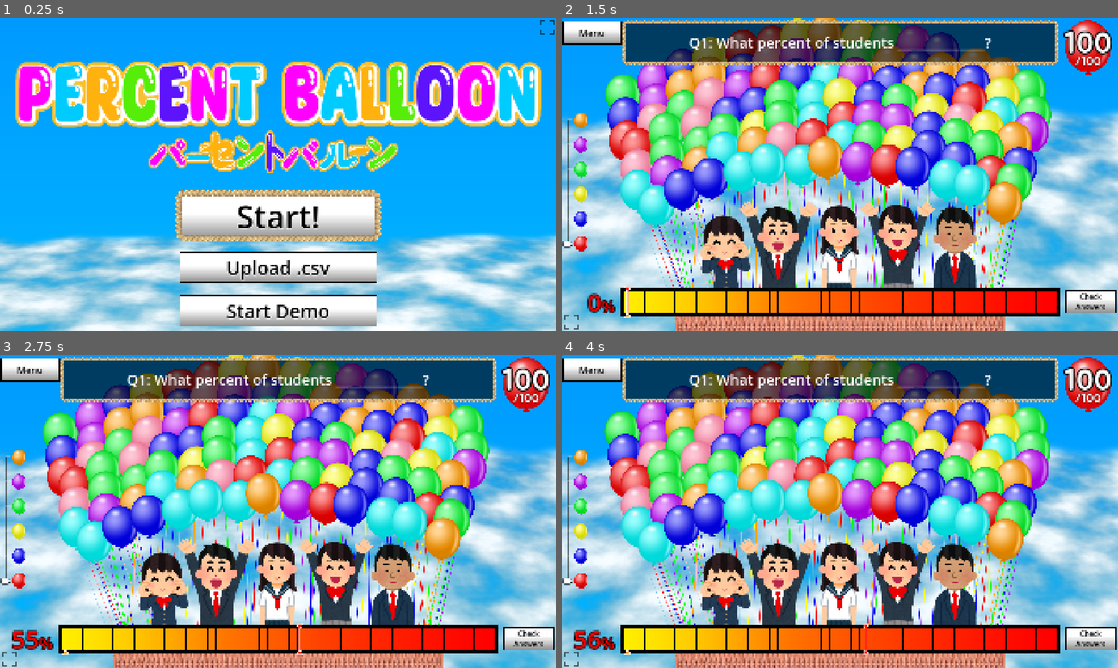
Above: before the commit, frames 1-4 (two rows, left to right).
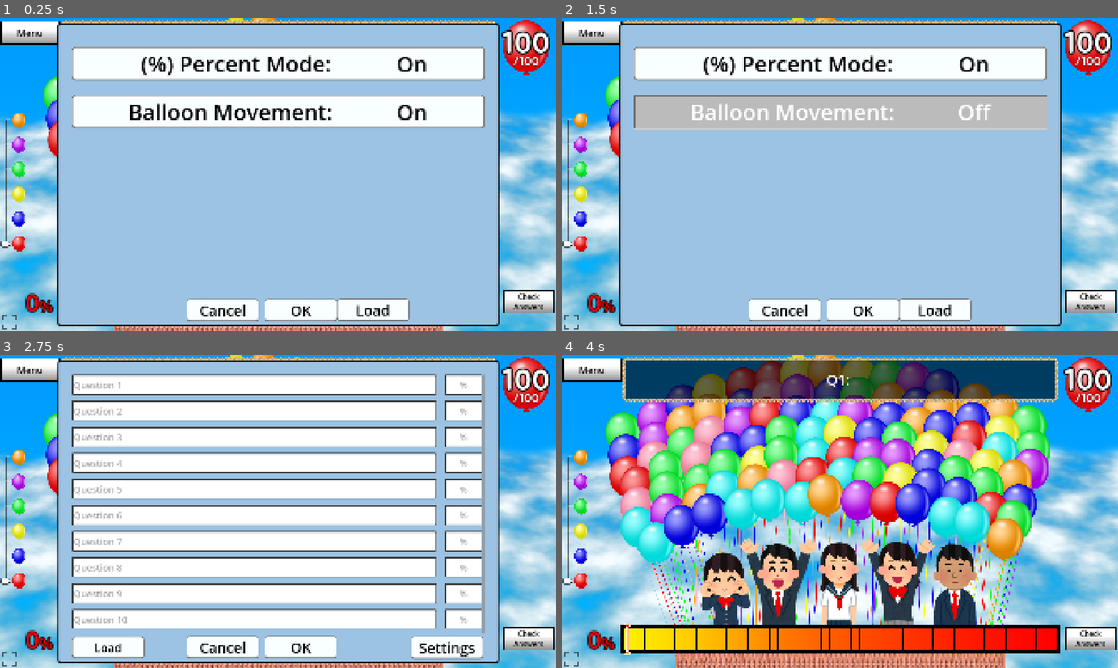
Above: after the commit, the same moments.

Repository: kaatissensei/percent-balloon-mobile
Game: Godot game, scene res://BalloonScene.tscn
Two runs of this game, one before a commit and one after it. Both use one fixed random seed, a clock stepped at 60 frames per second and the inputs below.
Inputs (mouse positions are in pixels of both pictures, inside the frame that each line leads up to):
- Up to frame 1 (0.25 s): no input
- Up to frame 2 (1.5 s): click (840, 111) at 0.5 s, where only the run after the commit has a clickable "Balloon Movement:"; click (840, 215) at 1.25 s, where only the run before the commit has a clickable "Start!"
- Up to frame 3 (2.75 s): click (300, 646) at 2 s, where only the run after the commit has a clickable "OK"
- Up to frame 4 (4 s): click (862, 646) at 2.75 s, where only the run after the commit has a clickable "OK"; hold Right (ui_right) from 3.53 s (still down)

The runs differ from the first frame. In frame 1, 89% of the frame differs, in the area x 0-100%, y 0-100%; in frame 2, 73%; in frame 3, 74%; in frame 4, 7.8%.

Commit message:
Add potato mode
Because all the balloons was too much for the potato blackboard

Diff:
--- a/project/BalloonScene.tscn
+++ b/project/BalloonScene.tscn
@@ -399,6 +399,33 @@
 stretch_mode = 5
 flip_v = true
 
+[node name="PercentGuessedMoving" type="RichTextLabel" parent="CanvasLayer/MainScene/PercentBarMargin/TextureRect/MarginContainer/PercentSlider"]
+unique_name_in_owner = true
+visible = false
+z_index = 10
+clip_contents = false
+custom_minimum_size = Vector2(100, 50)
+layout_mode = 2
+offset_left = -42.0
+offset_top = -65.0
+offset_right = 78.0
+offset_bottom = -1.0
+grow_horizontal = 0
+grow_vertical = 0
+theme_override_colors/default_color = Color(1, 0, 0, 1)
+theme_override_colors/font_outline_color = Color(0, 0, 0, 1)
+theme_override_constants/outline_size = 10
+theme_override_font_sizes/normal_font_size = 45
+bbcode_enabled = true
+text = "100
+"
+scroll_active = false
+horizontal_alignment = 1
+vertical_alignment = 2
+
+[node name="PGMTimer" type="Timer" parent="CanvasLayer/MainScene/PercentBarMargin/TextureRect/MarginContainer/PercentSlider"]
+unique_name_in_owner = true
+
 [node name="PercentGuessed" type="RichTextLabel" parent="CanvasLayer/MainScene"]
 unique_name_in_owner = true
 z_index = 10
@@ -733,7 +760,6 @@
 
 [node name="QuestionMenu" type="Panel" parent="CanvasLayer/MainScene"]
 unique_name_in_owner = true
-visible = false
 z_index = 100
 layout_mode = 1
 anchors_preset = 8
@@ -1073,7 +1099,6 @@
 
 [node name="SettingsMenu" type="Panel" parent="CanvasLayer/MainScene/QuestionMenu"]
 unique_name_in_owner = true
-visible = false
 layout_mode = 1
 anchors_preset = 15
 anchor_right = 1.0
@@ -1156,6 +1181,35 @@
 text = "(%) Percent Mode:               "
 
 [node name="RichTextLabel" type="RichTextLabel" parent="CanvasLayer/MainScene/QuestionMenu/SettingsMenu/MarginContainer/VBoxContainer/PercentModeButton"]
+custom_minimum_size = Vector2(500, 0)
+layout_mode = 1
+anchors_preset = 11
+anchor_left = 1.0
+anchor_right = 1.0
+anchor_bottom = 1.0
+offset_left = -1.0
+grow_horizontal = 0
+grow_vertical = 2
+mouse_filter = 2
+theme_override_colors/default_color = Color(0, 0, 0, 1)
+theme_override_font_sizes/normal_font_size = 75
+text = "On
+"
+horizontal_alignment = 1
+vertical_alignment = 1
+
+[node name="PotatoModeButton" type="Button" parent="CanvasLayer/MainScene/QuestionMenu/SettingsMenu/MarginContainer/VBoxContainer"]
+unique_name_in_owner = true
+layout_mode = 2
+size_flags_vertical = 3
+tooltip_text = "Turn off if your computer is lagging."
+mouse_default_cursor_shape = 2
+theme = ExtResource("15_lysoq")
+theme_override_font_sizes/font_size = 75
+toggle_mode = true
+text = "Balloon Movement:                 "
+
+[node name="RichTextLabel" type="RichTextLabel" parent="CanvasLayer/MainScene/QuestionMenu/SettingsMenu/MarginContainer/VBoxContainer/PotatoModeButton"]
 custom_minimum_size = Vector2(500, 0)
 layout_mode = 1
 anchors_preset = 11
@@ -1303,6 +1357,7 @@
 
 [node name="ResultsScreen" type="TextureRect" parent="CanvasLayer"]
 unique_name_in_owner = true
+visible = false
 z_index = 10
 anchors_preset = 15
 anchor_right = 1.0
@@ -1948,6 +2003,7 @@
 
 [node name="MainMenu" type="TextureRect" parent="CanvasLayer"]
 unique_name_in_owner = true
+visible = false
 z_index = 100
 anchors_preset = 15
 anchor_right = 1.0
@@ -2545,6 +2601,7 @@
 stretch_mode = 5
 
 [connection signal="value_changed" from="CanvasLayer/MainScene/PercentBarMargin/TextureRect/MarginContainer/PercentSlider" to="CanvasLayer/MainScene/PercentBarMargin" method="_update_percent_guessed"]
+[connection signal="timeout" from="CanvasLayer/MainScene/PercentBarMargin/TextureRect/MarginContainer/PercentSlider/PGMTimer" to="CanvasLayer/MainScene/PercentBarMargin" method="hide_percent_guessed_moving"]
 [connection signal="pressed" from="CanvasLayer/MainScene/CheckAnswers" to="." method="_show_results"]
 [connection signal="value_changed" from="CanvasLayer/MainScene/TeamSlider" to="." method="_change_team"]
 [connection signal="pressed" from="CanvasLayer/MainScene/QuestionMenu/ConfirmQuestions" to="." method="_set_questions"]
@@ -2554,6 +2611,7 @@
 [connection signal="pressed" from="CanvasLayer/MainScene/QuestionMenu/SettingsMenu/ConfirmSettings" to="CanvasLayer/MainScene/QuestionMenu" method="_close_settings"]
 [connection signal="pressed" from="CanvasLayer/MainScene/QuestionMenu/SettingsMenu/CancelSettings" to="CanvasLayer/MainScene/QuestionMenu" method="_close_settings"]
 [connection signal="toggled" from="CanvasLayer/MainScene/QuestionMenu/SettingsMenu/MarginContainer/VBoxContainer/PercentModeButton" to="." method="switch_percent_mode"]
+[connection signal="toggled" from="CanvasLayer/MainScene/QuestionMenu/SettingsMenu/MarginContainer/VBoxContainer/PotatoModeButton" to="." method="switch_potato_mode"]
 [connection signal="pressed" from="CanvasLayer/MainScene/QuestionMenu/SettingsMenu/LoadJSONQuestions" to="." method="_load_json"]
 [connection signal="pressed" from="CanvasLayer/MainScene/QuestionMenu/LoadMenu/LoadButtons/LoadCache" to="." method="_load_json"]
 [connection signal="pressed" from="CanvasLayer/MainScene/QuestionMenu/LoadMenu/LoadButtons/LoadDemo" to="." method="_load_demo"]
--- a/project/balloon_control.gd
+++ b/project/balloon_control.gd
@@ -156,3 +156,9 @@
 
 func _print_guess() -> void:
 	print(str(Main.get_guess(0)))
+
+func freeze_balloons(tf : bool):
+	for balloon in get_tree().get_nodes_in_group("main_balloons"):
+		balloon.set_physics_process(!tf)
+	for balloon in get_tree().get_nodes_in_group("result_balloons"):
+		balloon.set_physics_process(!tf)
--- a/project/balloon_scene.gd
+++ b/project/balloon_scene.gd
@@ -135,6 +135,19 @@
 	else:
 		text_box.text = "Off"
 		text_box.add_theme_color_override("default_color", Color.WHITE)
+
+func switch_potato_mode(toggled_on: bool) -> void:
+	var tf = toggled_on
+	var text_box = %PotatoModeButton.get_child(0)
+
+	%BalloonControl.freeze_balloons(tf)
+	if !tf:
+		text_box.text = "On"
+		text_box.add_theme_color_override("default_color", Color.BLACK)
+	else:
+		text_box.text = "Off"
+		text_box.add_theme_color_override("default_color", Color.WHITE)
+
 
 func reset():
 	reset_guesses()
--- a/project/menu.gd
+++ b/project/menu.gd
@@ -87,3 +87,6 @@
 
 func _open_load_menu() -> void:
 	%LoadMenu.visible = true
+
+func _potato_mode():
+	%BalloonControl.freeze_balloons()
--- a/project/percent_bar.gd
+++ b/project/percent_bar.gd
@@ -1,11 +1,23 @@
 extends MarginContainer
 
-
+var pgm_timer
 # Called when the node enters the scene tree for the first time.
 func _ready() -> void:
-	pass # Replace with function body.
+	pgm_timer = %PGMTimer
+	#pgm_timer = get_tree().create_timer(1.0)
+	#pgm_timer.autostart = false
 
 func _update_percent_guessed(value : int, team_num : int = Main.currentTeam):
 	%PercentGuessed.text = "[right]%s[/right]" % str(int(value))
 	Main.set_guess(value, team_num)
-	%PercentSlider.get_child(team_num).position.x = (14.7 * value)
+	var x_pos : float = 14.7 * value
+	%PercentSlider.get_child(team_num).position.x = x_pos
+
+	%PercentGuessedMoving.visible = true
+	%PercentGuessedMoving.position.x = x_pos - 45
+	%PercentGuessedMoving.text = str(value)
+	pgm_timer.start(1)
+
+
+func hide_percent_guessed_moving():
+	%PercentGuessedMoving.visible = false
